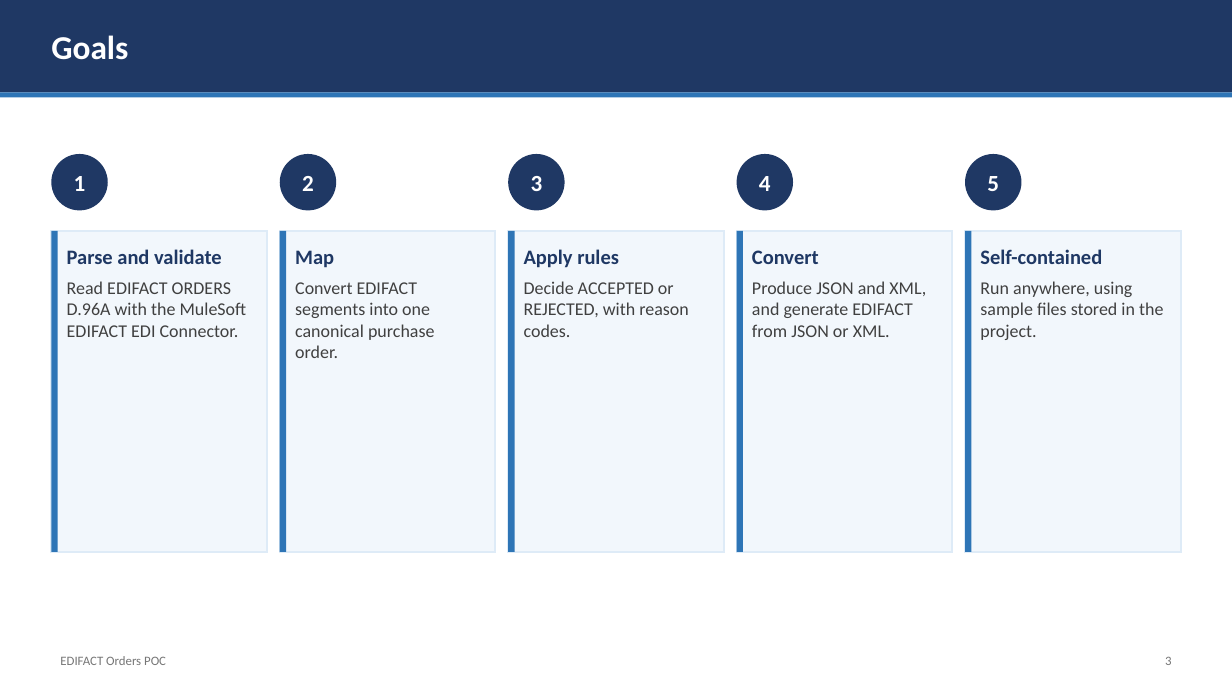
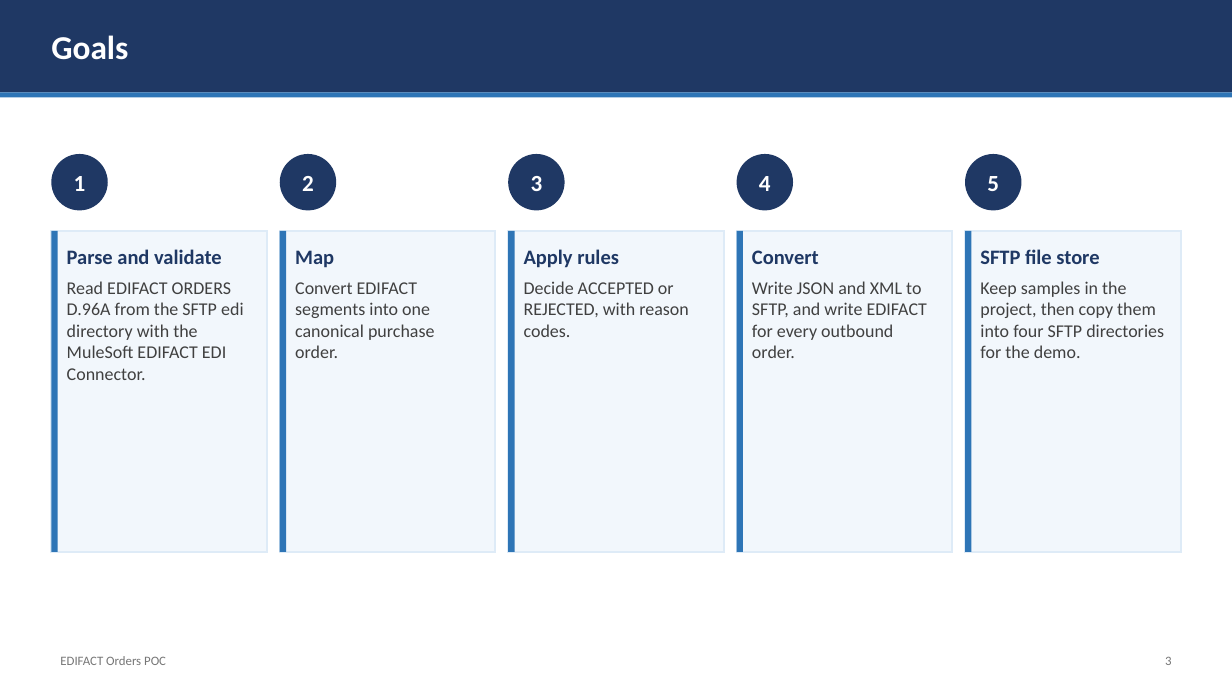
Before and after one commit to subhash-builds/edifact-orders-poc, a slide deck: slide 3 of EDIFACT-Orders-POC.pptx. Drawn at 1232x693 pixels with LibreOffice and Linux fonts; fonts in the diff are those of the drawing. Boxes give left, top, right and bottom in pixels: in the first picture for what was removed or moved away, otherwise in the second. Text is boxed around its words. In the diff, an @@ line names an element or a change of style, - is before the commit and + after.

```diff
--- a/EDIFACT-Orders-POC.pptx
+++ b/EDIFACT-Orders-POC.pptx
@@ text in rectangle at box(980, 249, 1164, 358): text changed @@
-Self-contained
-Run anywhere, using sample files stored in the project.
+SFTP file store
+Keep samples in the project, then copy them into four SFTP directories for the demo.
@@ text in rectangle at box(67, 281, 244, 380): text changed @@
-Read EDIFACT ORDERS D.96A with the MuleSoft EDIFACT EDI Connector.
+Read EDIFACT ORDERS D.96A from the SFTP edi directory with the MuleSoft EDIFACT EDI Connector.
@@ text in rectangle at box(752, 281, 927, 358): text changed @@
-Produce JSON and XML, and generate EDIFACT from JSON or XML.
+Write JSON and XML to SFTP, and write EDIFACT for every outbound order.
```
Also in this commit, not shown: 8 other slides changed.
